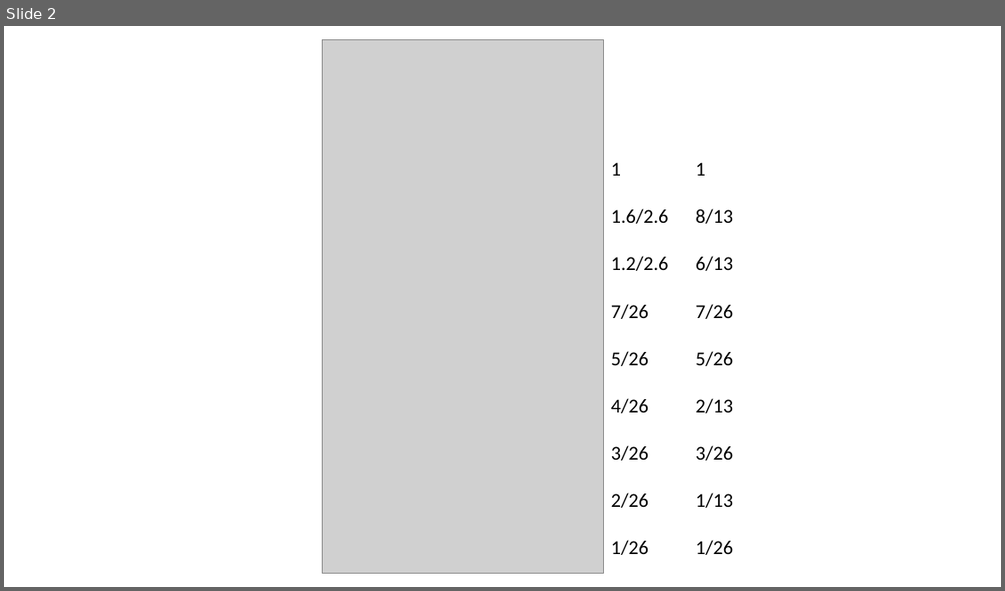
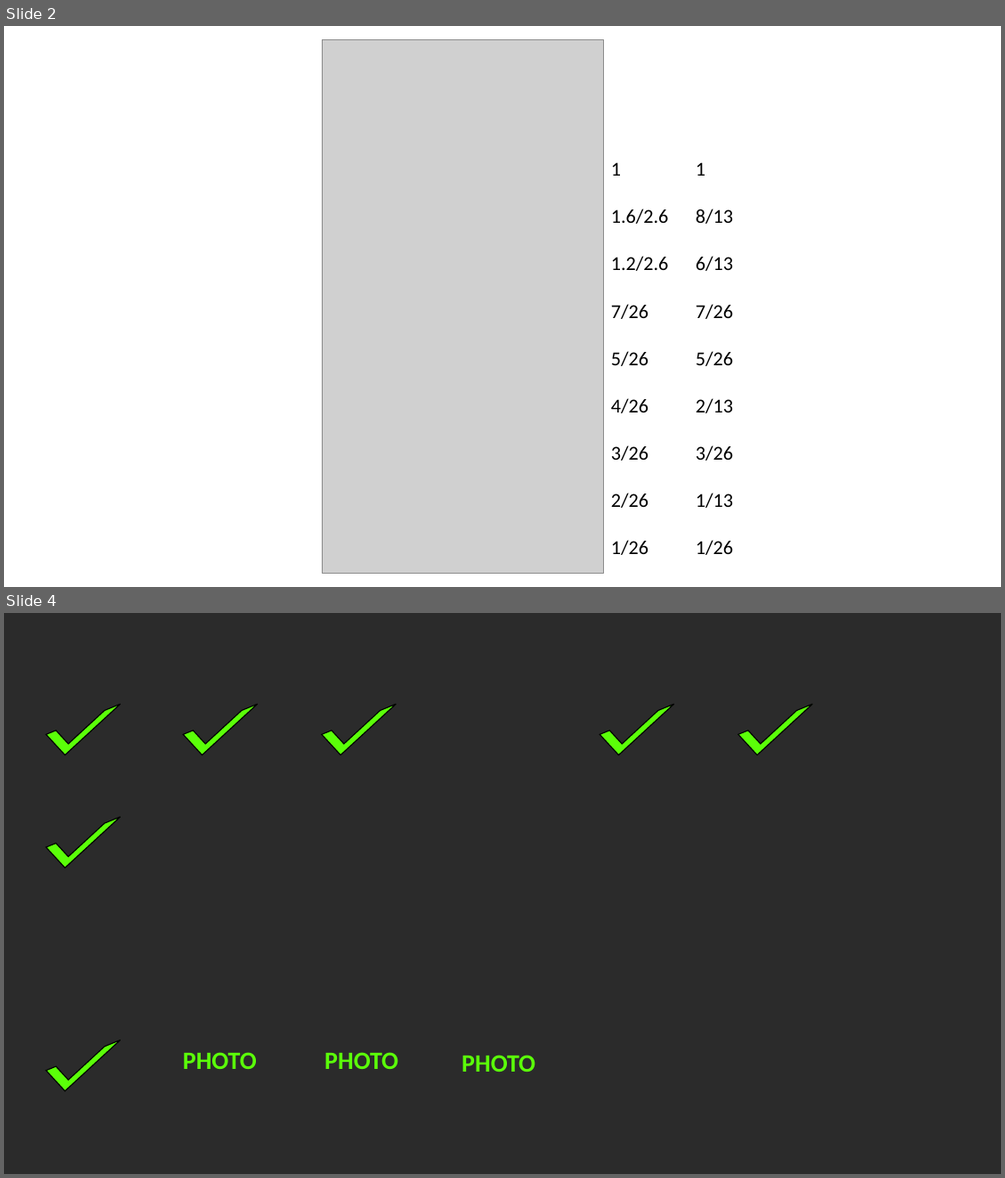
Before and after one commit to gharishkumar/fontsize, a slide deck: Calculations.pptx. Shown one above the other, each under a label of ours: slide 2 before the commit, slides 2 and 4 after it; the slides between them are not shown. The pictures are 1005x591 and 1005x1178 pixels, drawn with LibreOffice and Linux fonts; fonts in the diff are those of the drawing; grey boxes stand for pictures; background and template pictures are left out; a plain dark background stands for a picture behind light text. Boxes give left, top, right and bottom in pixels: in the first picture for what was removed or moved away, otherwise in the second. Text is boxed around its words. In the diff, an @@ line names an element or a change of style, - is before the commit and + after.

```diff
--- a/Calculations.pptx
+++ b/Calculations.pptx
@@ slide 4 added at (4, 613, 1001, 1174), background picture (left out) @@
@@ half frame added at (46, 684, 120, 755), fill #5BFF09, outline #000000 1 pt @@
@@ half frame added at (184, 684, 258, 755), fill #5BFF09, outline #000000 1 pt @@
@@ half frame added at (322, 684, 396, 755), fill #5BFF09, outline #000000 1 pt @@
@@ half frame added at (600, 684, 674, 755), fill #5BFF09, outline #000000 1 pt @@
@@ half frame added at (738, 684, 812, 755), fill #5BFF09, outline #000000 1 pt @@
@@ half frame added at (46, 796, 120, 868), fill #5BFF09, outline #000000 1 pt @@
@@ half frame added at (46, 1020, 120, 1091), fill #5BFF09, outline #000000 1 pt @@
@@ text added at (183, 1052, 257, 1069), 24 pt, text #5BFF09, bold @@
+PHOTO
@@ text added at (324, 1052, 398, 1069), 24 pt, text #5BFF09, bold @@
+PHOTO
@@ text added at (461, 1054, 535, 1071), 24 pt, text #5BFF09, bold @@
+PHOTO
```
Also in this commit, not shown: 2 other slides added, 3 other files.
